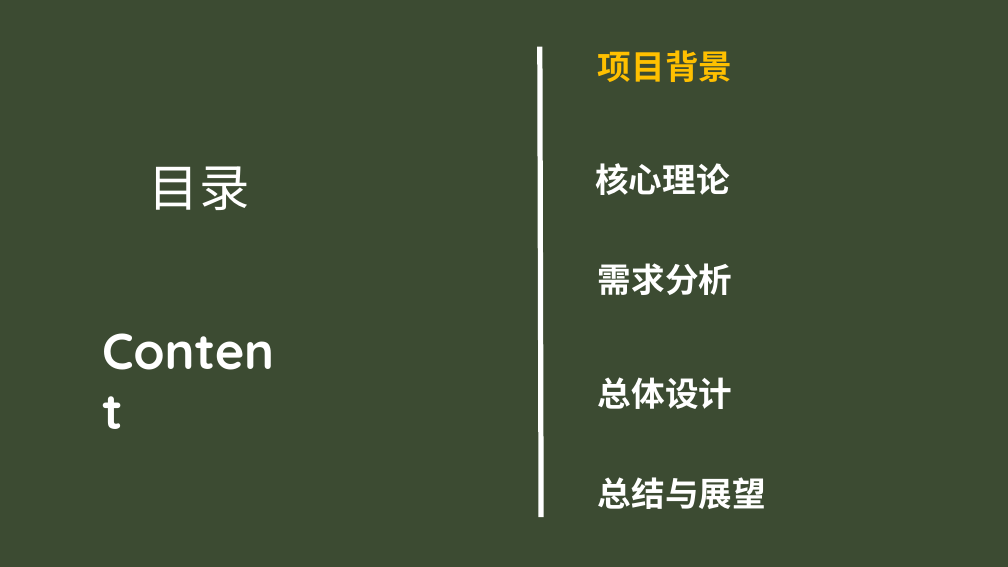
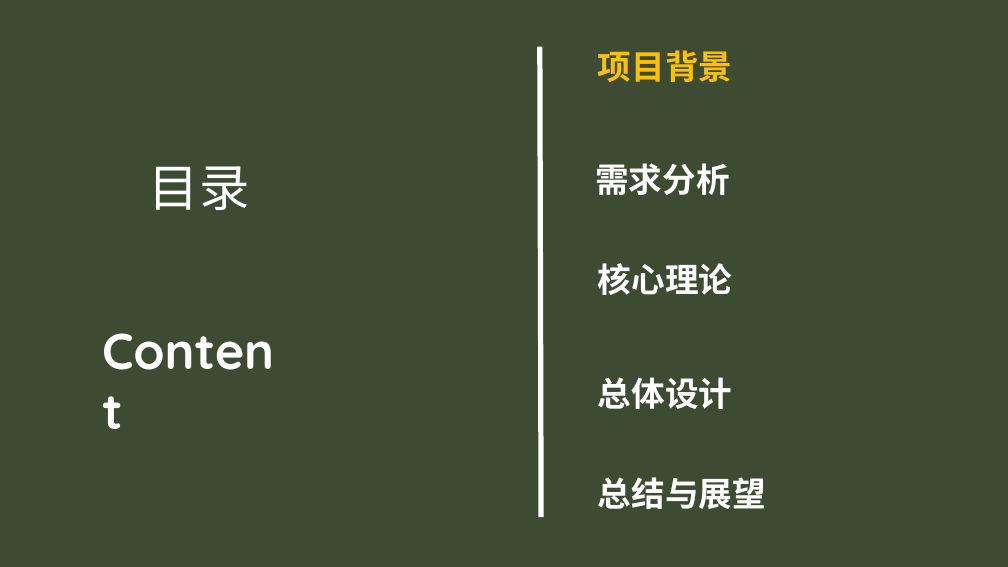
Before and after one commit to zwbn57175596/zhaowei, a slide deck: slide 2 of BUPT_paper/企业移动协同云办公系统——工作圈的设计与实现.pptx. Drawn at 1008x567 pixels with LibreOffice and Linux fonts; fonts in the diff are those of the drawing; background and template pictures are left out; a plain dark background stands for a picture behind light text. Boxes give left, top, right and bottom in pixels: in the first picture for what was removed or moved away, otherwise in the second. Text is boxed around its words. In the diff, an @@ line names an element or a change of style, - is before the commit and + after.

```diff
--- a/BUPT_paper/企业移动协同云办公系统——工作圈的设计与实现.pptx
+++ b/BUPT_paper/企业移动协同云办公系统——工作圈的设计与实现.pptx
@@ text at [595,163,729,195]: text changed @@
-核心理论
+需求分析
@@ text at [598,263,732,295]: text changed @@
-需求分析
+核心理论
```
Also in this commit, not shown: 6 other slides changed, 7 slides added, 3 slides removed, 2 other files.
